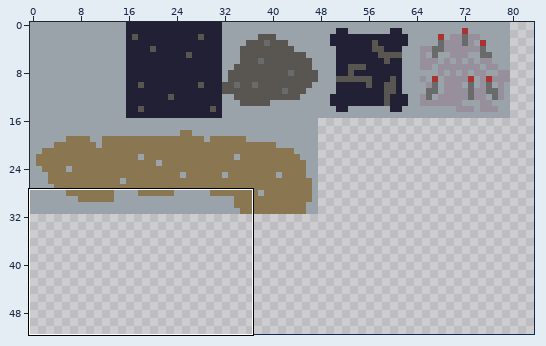
Pixel-art file, stored at Assets/Sprites/tiles.ase. The picture above shows the old version from afar; the outline marks the close-up.
Close-up. Before:
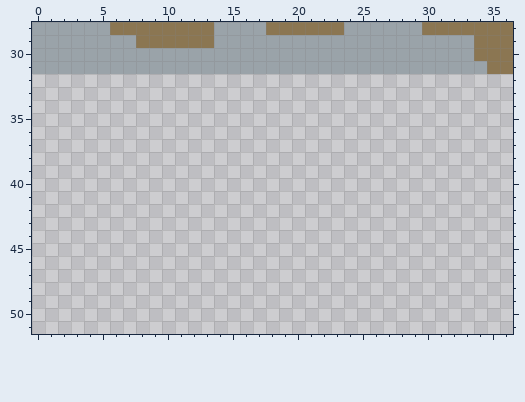
128x128 pixels, 1 frame. Shown: x 0..36, y 28..51. The wide view leaves out empty margins.
Now the later version:
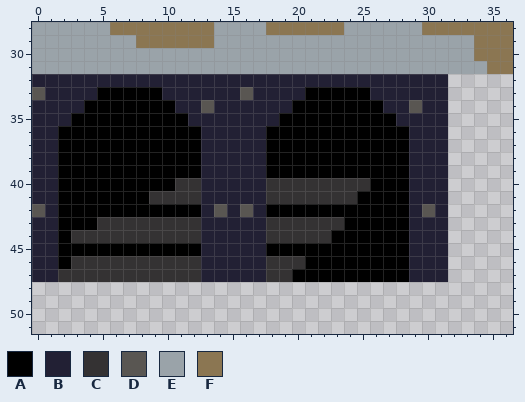
Palette (. is transparent): A #000000  B #222034  C #343233  D #595652  E #9aa3a9  F #8b7652
Edits made:
Changed rows in their new state; - is an unchanged pixel.
first column x 0:
32 BBBBBBBBBBBBBBBBBBBBBBBBBBBBBBBB
33 DBBBBAAAAABBBBBBDBBBBAAAAABBBBBB
34 BBBBAAAAAAABBDBBBBBBAAAAAAABBDBB
35 BBBAAAAAAAAABBBBBBBAAAAAAAAABBBB
36 BBAAAAAAAAAAABBBBBAAAAAAAAAAABBB
37 BBAAAAAAAAAAABBBBBAAAAAAAAAAABBB
38 BBAAAAAAAAAAABBBBBAAAAAAAAAAABBB
39 BBAAAAAAAAAAABBBBBAAAAAAAAAAABBB
40 BBAAAAAAAAACCBBBBBCCCCCCCCAAABBB
41 BBAAAAAAACCCCBBBBBCCCCCCCAAAABBB
42 DBAAAAAAAAAAABDBDBAAAAAAAAAAABDB
43 BBAAACCCCCCCCBBBBBCCCCCCAAAAABBB
44 BBACCCCCCCCCCBBBBBCCCCCAAAAAABBB
45 BBAAAAAAAAAAABBBBBAAAAAAAAAAABBB
46 BBACCCCCCCCCCBBBBBCCCAAAAAAAABBB
47 BBCCCCCCCCCCCBBBBBCCAAAAAAAAABBB
